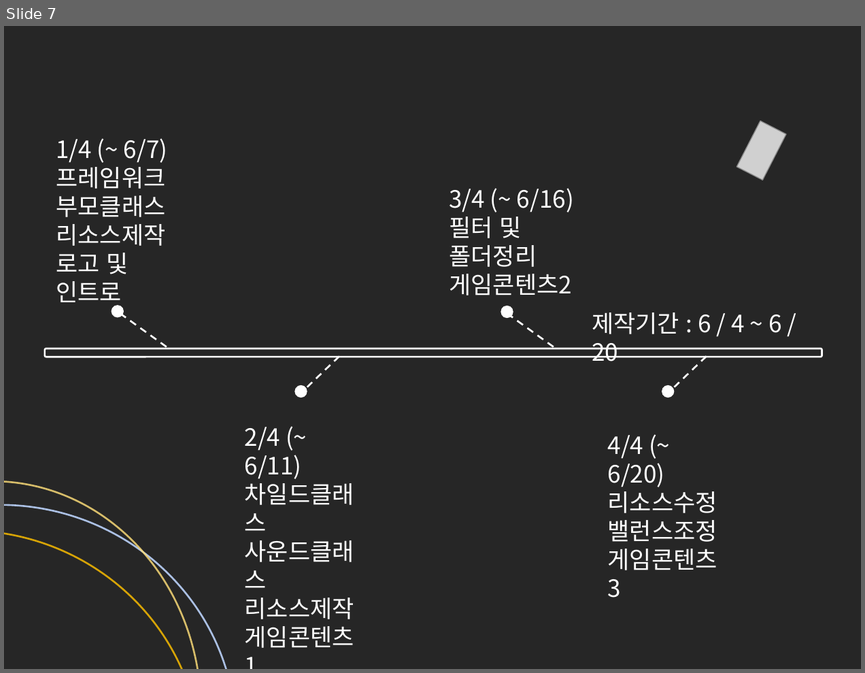
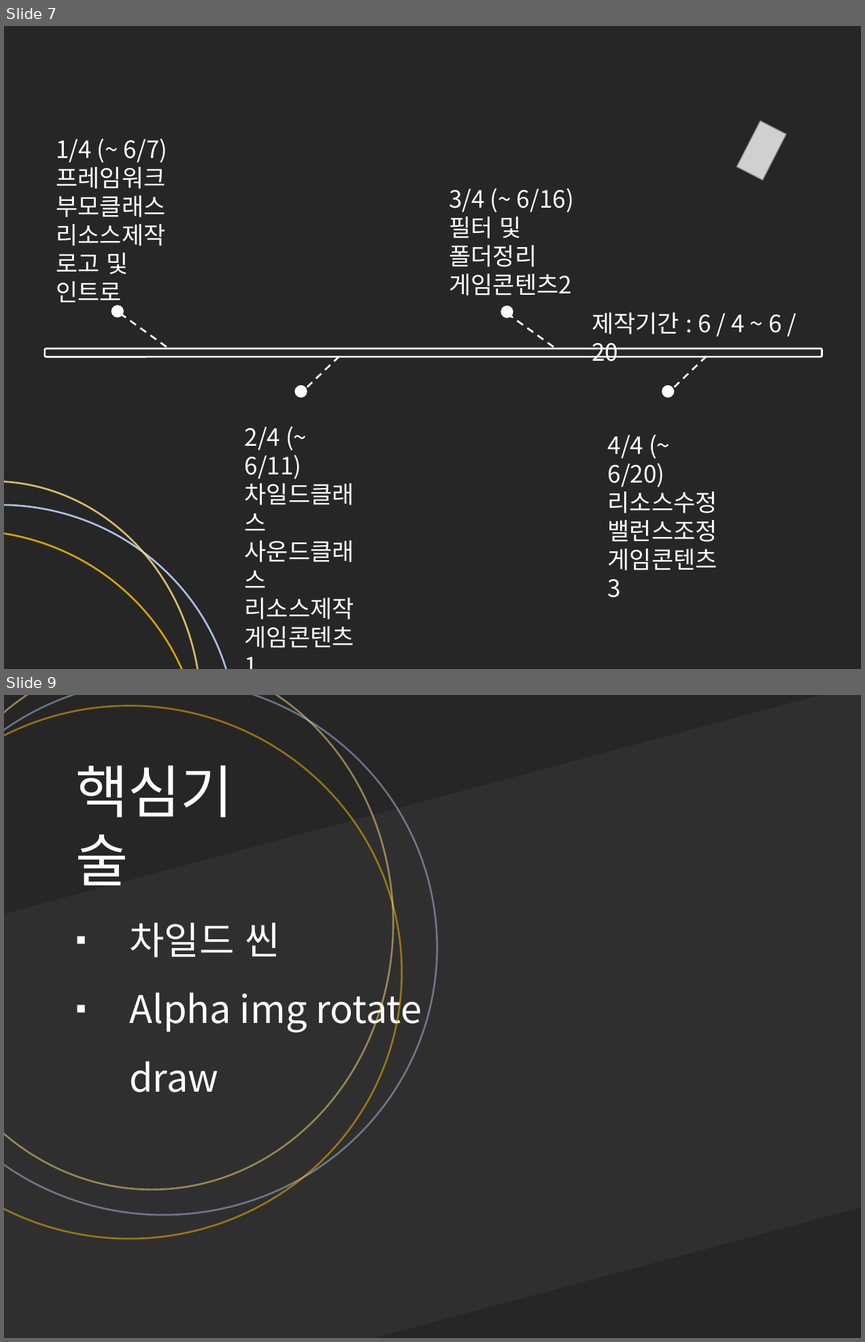
Before and after one commit to cmTEJAVA/Satellite, a slide deck: 발표자료/API 텀프로젝트 발표자료.pptx. Shown one above the other, each under a label of ours: slide 7 before the commit, slides 7 and 9 after it; the slides between them are not shown. The pictures are 865x673 and 865x1342 pixels, drawn with LibreOffice and Linux fonts; fonts in the diff are those of the drawing; grey boxes stand for pictures. Boxes give left, top, right and bottom in pixels: in the first picture for what was removed or moved away, otherwise in the second. Text is boxed around its words. In the diff, an @@ line names an element or a change of style, - is before the commit and + after.

```diff
--- a/발표자료/API 텀프로젝트 발표자료.pptx
+++ b/발표자료/API 텀프로젝트 발표자료.pptx
@@ slide 9 added at (4,695,861,1338), background #262626 @@
@@ rectangle added at (4,695,861,1338), fill #808080 at 10% opacity @@
@@ ellipse added at (4,695,438,1215), outline #ABC0E4 1.5 pt @@
@@ ellipse added at (4,706,402,1239), outline #FF0000 1.5 pt @@
@@ ellipse added at (4,695,394,1189), outline #FF5B5B 1.5 pt @@
@@ text added at (75,765,233,885), 48 pt, text #FFFFFF @@
+핵심기술
@@ text added at (129,922,422,1092), 32 pt, text #FFFFFF @@
+▪ 차일드 씬
+▪ Alpha img rotate draw
```
Also in this commit, not shown: 7 slides changed, 1 slide removed.
